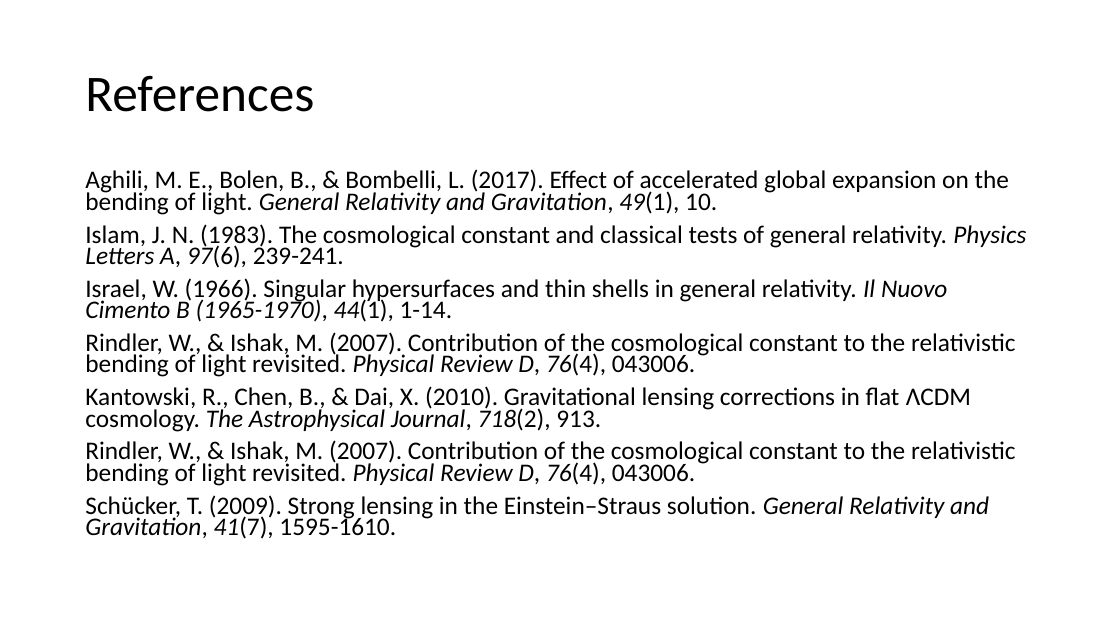
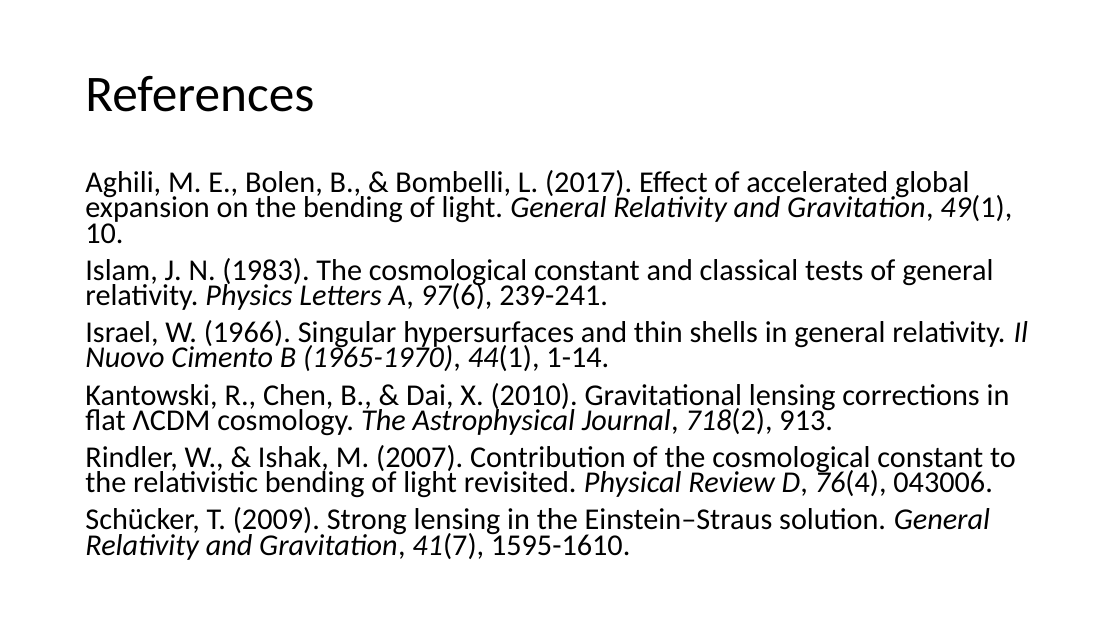
Before and after one commit to lingxz/lightbending, a slide deck: slide 28 of presentation2.pptx (slide 23 before the commit). Drawn at 1120x630 pixels with LibreOffice and Linux fonts; fonts in the diff are those of the drawing. Boxes give left, top, right and bottom in pixels: in the first picture for what was removed or moved away, otherwise in the second. Text is boxed around its words. In the diff, an @@ line names an element or a change of style, - is before the commit and + after.

```diff
--- a/presentation2.pptx
+++ b/presentation2.pptx
@@ text "Aghili, M. E., Bolen, B., ..." at <box>85,170,1029,560</box>: size 21.7 to 25.9 pt @@
@@ text at <box>85,332,1016,377</box>: paragraph removed @@
-Rindler, W., & Ishak, M. (2007). Contribution of the cosmological constant to the relativistic bending of light revisited. Physical Review D, 76(4), 043006.
```
Also in this commit, not shown: 11 other slides changed, 17 slides added, 6 other files.
